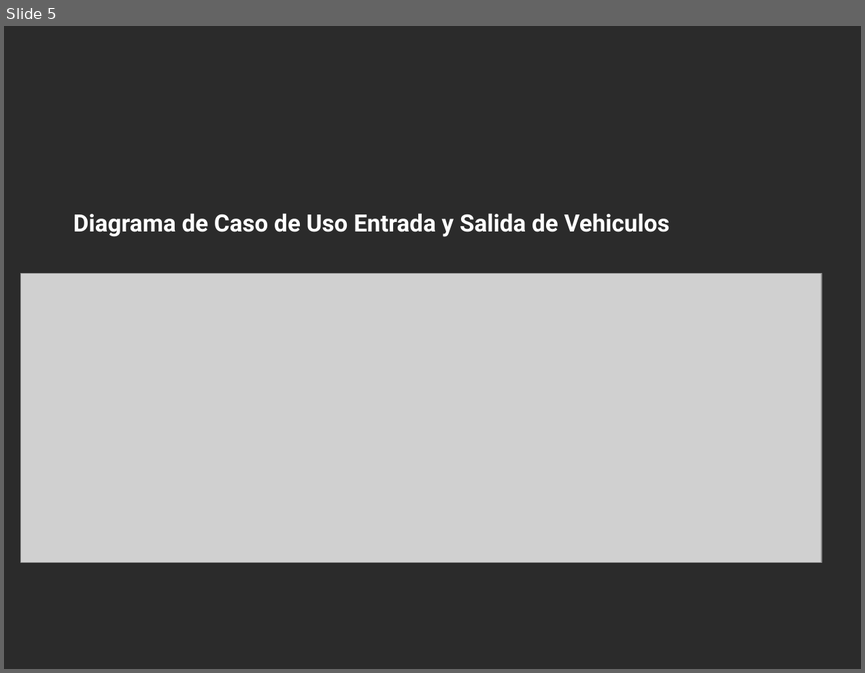
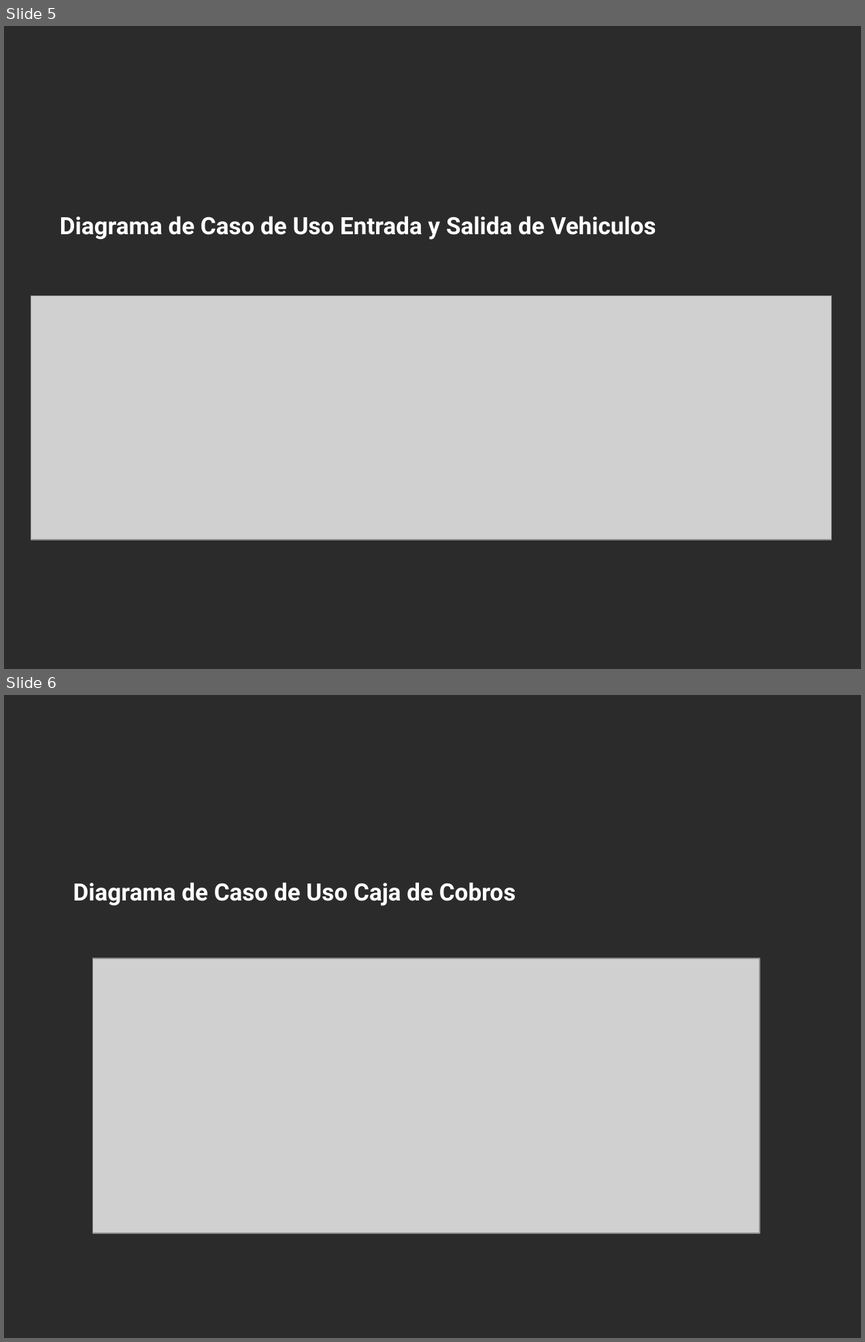
Before and after one commit to MikeRider27/ingenieria_proyecto, a slide deck: Analysis/pdf/Integrantes.pptx. Shown one above the other, each under a label of ours: slide 5 before the commit, slides 5 and 6 after it. The pictures are 865x673 and 865x1342 pixels, drawn with LibreOffice and Linux fonts; fonts in the diff are those of the drawing; grey boxes stand for pictures; background and template pictures are left out; a plain dark background stands for a picture behind light text. Boxes give left, top, right and bottom in pixels: in the first picture for what was removed or moved away, otherwise in the second. Text is boxed around its words. In the diff, an @@ line names an element or a change of style, - is before the commit and + after.

```diff
--- a/Analysis/pdf/Integrantes.pptx
+++ b/Analysis/pdf/Integrantes.pptx
@@ slide 6 added at [4,695,861,1338], background picture (left out) @@
@@ text added at [73,882,515,906], 20 pt, text #FFFFFF, bold @@
+Diagrama de Caso de Uso Caja de Cobros
@@ picture added at [93,958,759,1233] @@
@@ slide 5 changed as well @@
@@ text "Diagrama de Caso de Uso ...": place and size @@
-text "Diagrama de Caso de Uso ..." at [73,213,670,237]
+text "Diagrama de Caso de Uso ..." at [60,216,656,240]
@@ picture: place and size @@
-picture at [21,273,821,563]
+picture at [31,296,831,539]
```
Also in this commit, not shown: 5 other slides changed, 1 other slide added, 12 other files.
